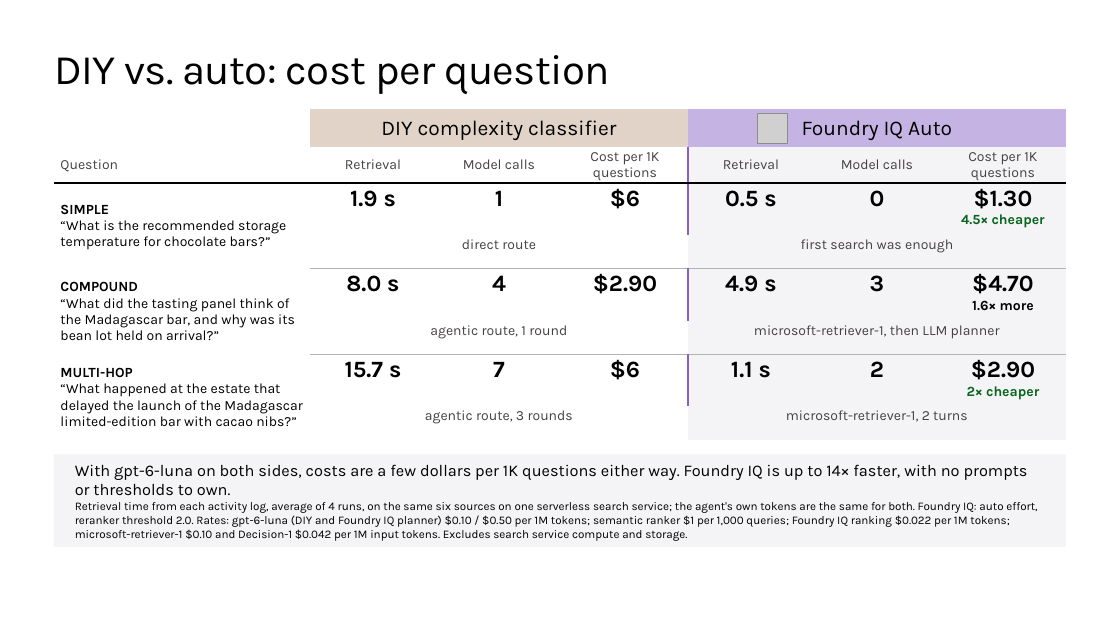
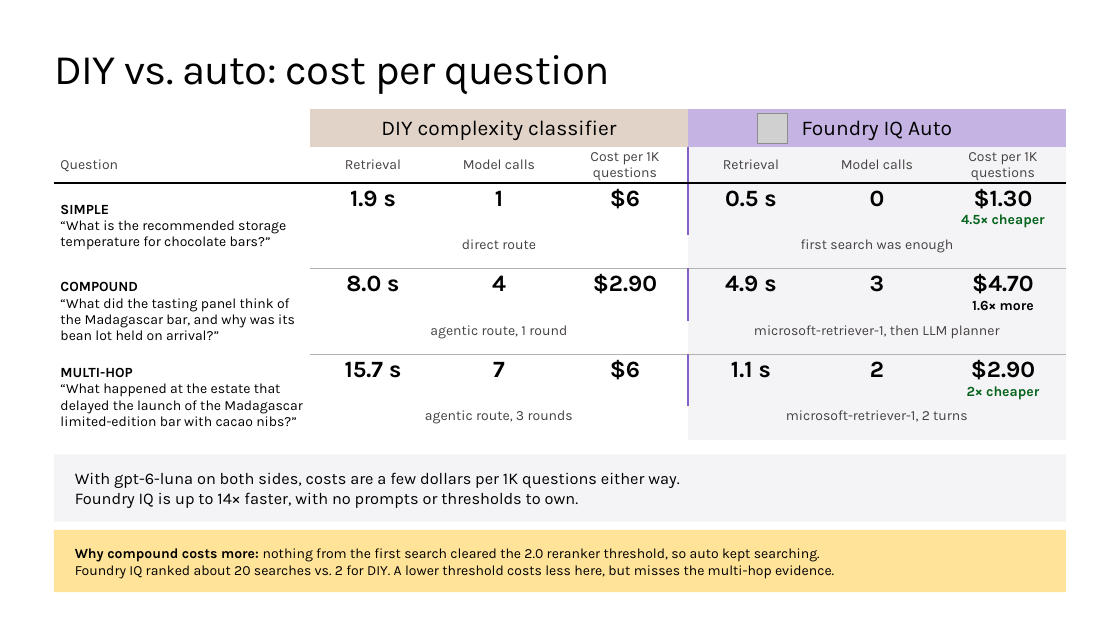
Before and after one commit to microsoft/ignite26-BRK300-building-agentic-retrieval-from-diy-to-foundry-iq, a slide deck: slide 35 of IgniteBRK300-WorkingDeck.pptx. Drawn at 1120x630 pixels with LibreOffice and Linux fonts; fonts in the diff are those of the drawing; grey boxes stand for pictures; background and template pictures are left out. Boxes give left, top, right and bottom in pixels: in the first picture for what was removed or moved away, otherwise in the second. Text is boxed around its words. In the diff, an @@ line names an element or a change of style, - is before the commit and + after.

```diff
--- a/IgniteBRK300-WorkingDeck.pptx
+++ b/IgniteBRK300-WorkingDeck.pptx
@@ rectangle "With gpt-6-luna on both sides, ...": place and size @@
-rectangle "With gpt-6-luna on both sides, ..." at (54, 455, 1066, 547)
+rectangle "With gpt-6-luna on both sides, ..." at (54, 455, 1066, 522)
@@ text in rectangle at (75, 472, 679, 508): text changed; size 10 to 14 pt @@
-With gpt-6-luna on both sides, costs are a few dollars per 1K questions either way. Foundry IQ is up to 14× faster, with no prompts or thresholds to own.
-Retrieval time from each activity log, average of 4 runs, on the same six sources on one serverless search service; the agent's own tokens are the same for both. Foundry IQ: auto effort, reranker threshold 2.0. Rates: gpt-6-luna (DIY and Foundry IQ planner) $0.10 / $0.50 per 1M tokens; semantic ranker $1 per 1,000 queries; Foundry IQ ranking $0.022 per 1M tokens; microsoft-retriever-1 $0.10 and Decision-1 $0.042 per 1M input tokens. Excludes search service compute and storage.
+With gpt-6-luna on both sides, costs are a few dollars per 1K questions either way.
+Foundry IQ is up to 14× faster, with no prompts or thresholds to own.
@@ rectangle added at (54, 530, 1066, 592), fill #FFE399, 12 pt, text #000000 @@
+Why compound costs more: nothing from the first search cleared the 2.0 reranker threshold, so auto kept searching.
+Foundry IQ ranked about 20 searches vs. 2 for DIY. A lower threshold costs less here, but misses the multi-hop evidence.
```
Also in this commit, not shown: 1 other slide changed, 1 slide removed.
